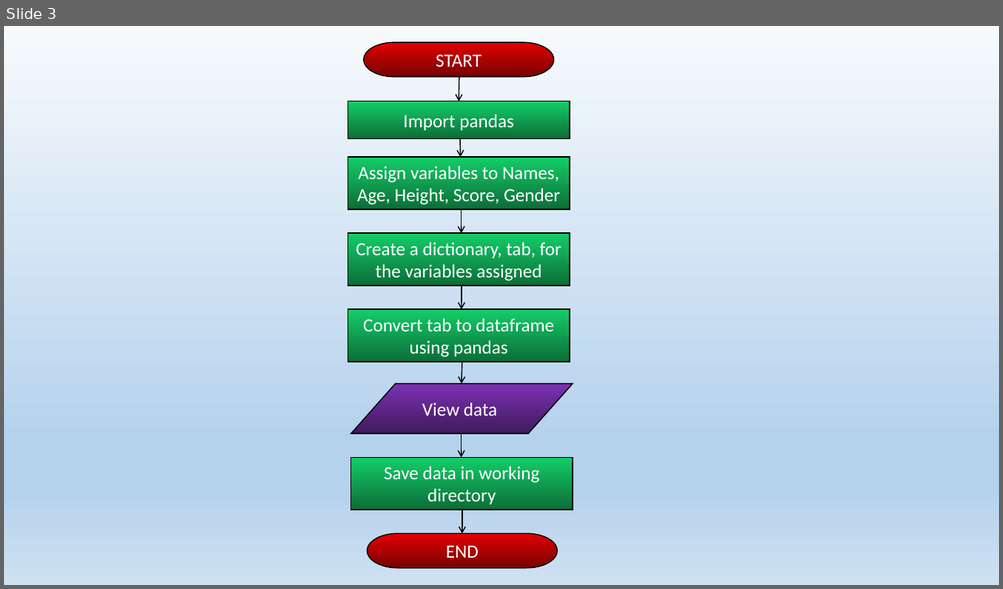
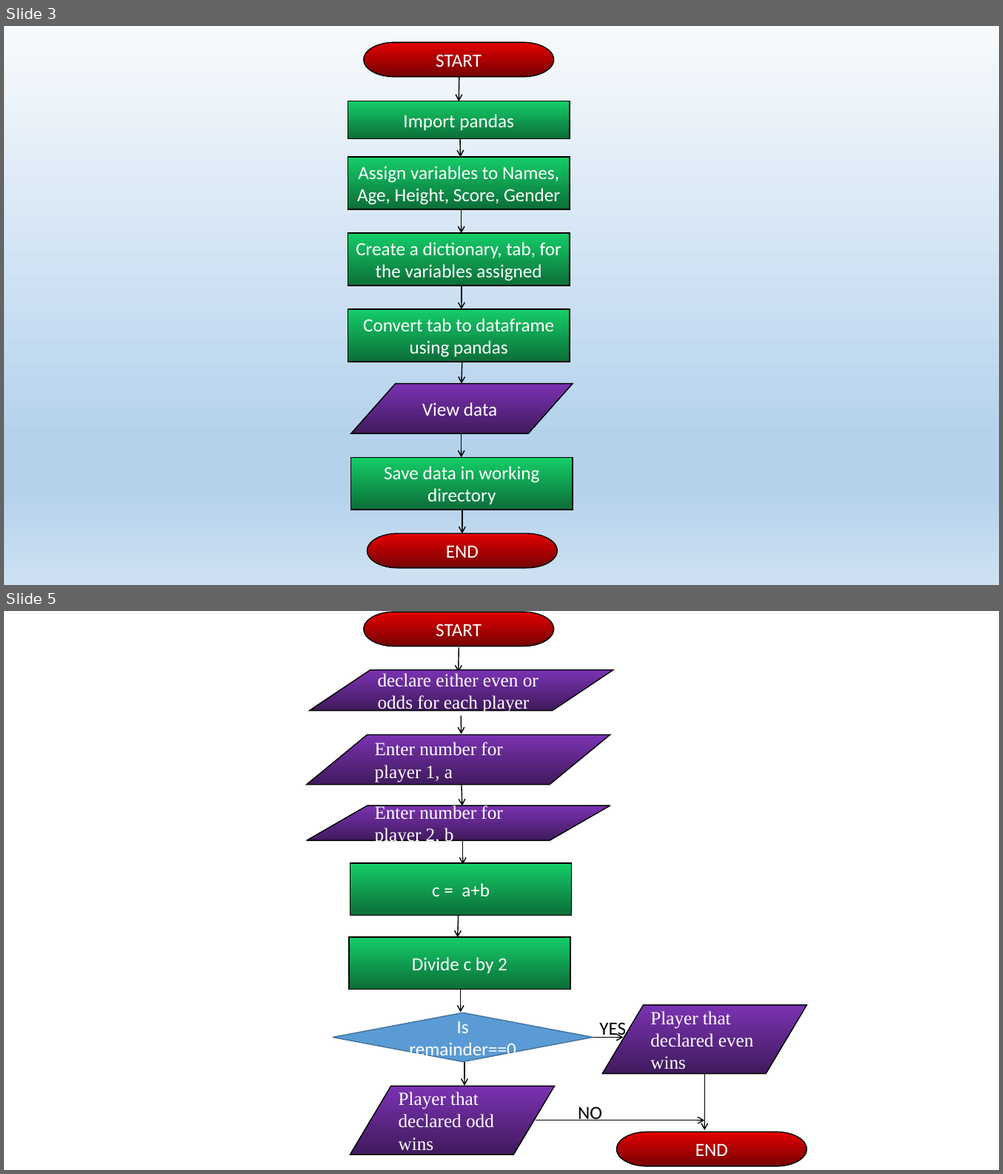
Before and after one commit to ciscollie/francisCSC102, a slide deck: Algorithm for students 27_4_21.pptx. Shown one above the other, each under a label of ours: slide 3 before the commit, slides 3 and 5 after it; the slides between them are not shown. The pictures are 1003x589 and 1003x1174 pixels, drawn with LibreOffice and Linux fonts; fonts in the diff are those of the drawing. Boxes give left, top, right and bottom in pixels: in the first picture for what was removed or moved away, otherwise in the second. Text is boxed around its words. In the diff, an @@ line names an element or a change of style, - is before the commit and + after.

```diff
--- a/Algorithm for students 27_4_21.pptx
+++ b/Algorithm for students 27_4_21.pptx
@@ slide 5 added at (4,611,999,1170), background #FFFFFF @@
@@ pill shape added at (364,612,554,646), fill gradient #E30000 to #760303, outline #000000 1 pt, 18 pt, text #FFFFFF @@
+START
@@ arrow added from (458, 647) to (458, 672), #000000 1 pt @@
@@ flow chart input output added at (309,670,613,711), fill gradient #7B32B2 to #401A5D, outline #000000 1 pt, 18 pt, text #FFFFFF @@
+declare either even or odds for each player
@@ arrow added from (461, 715) to (461, 734), #000000 1 pt @@
@@ flow chart input output added at (306,735,610,785), fill gradient #7B32B2 to #401A5D, outline #000000 1 pt, 18 pt, text #FFFFFF @@
+Enter number for player 1, a
@@ arrow added from (461, 785) to (462, 806), #000000 1 pt @@
@@ flow chart input output added at (306,806,610,841), fill gradient #7B32B2 to #401A5D, outline #000000 1 pt, 18 pt, text #FFFFFF @@
+Enter number for player 2, b
@@ arrow added from (463, 841) to (463, 865), #000000 1 pt @@
@@ rectangle added at (350,863,572,915), fill gradient #14CD68 to #0B6E38, outline #000000 1 pt, 18 pt, text #FFFFFF @@
+c = a+b
@@ arrow added from (458, 915) to (458, 938), #000000 1 pt @@
@@ rectangle added at (349,937,570,989), fill gradient #14CD68 to #0B6E38, outline #000000 1 pt, 18 pt, text #FFFFFF @@
+Divide c by 2
@@ arrow added from (461, 988) to (461, 1012), #000000 1 pt @@
@@ flow chart input output added at (603,1005,807,1074), fill gradient #7B32B2 to #401A5D, outline #000000 1 pt, 18 pt, text #FFFFFF @@
+Player that declared even wins
@@ diamond added at (333,1013,594,1062), fill #5B9BD5, outline #43739E 1 pt, 18 pt, text #FFFFFF @@
+Is remainder==0
@@ text added at (599,1022,626,1039), 18 pt, text #000000 @@
+YES
@@ arrow added from (592, 1038) to (623, 1038), #000000 1 pt @@
@@ arrow added from (464, 1062) to (464, 1086), #000000 1 pt @@
@@ arrow added from (705, 1074) to (705, 1130), #000000 1 pt @@
@@ flow chart input output added at (350,1086,555,1155), fill gradient #7B32B2 to #401A5D, outline #000000 1 pt, 18 pt, text #FFFFFF @@
+Player that declared odd wins
@@ arrow added from (535, 1121) to (705, 1121), #000000 1 pt @@
@@ text added at (578,1107,602,1121), 18 pt, text #000000 @@
+NO
@@ pill shape added at (617,1133,807,1167), fill gradient #E30000 to #760303, outline #000000 1 pt, 18 pt, text #FFFFFF @@
+END
```
Also in this commit, not shown: 5 other slides added, 3 other files.
